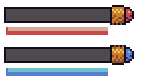
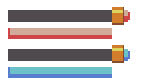
The second 143x84 image is a revision of the first. Changes to its layers:
painted on "Layer 1" over bbox(6, 27, 112, 39)
painted on "Layer 2" over bbox(6, 67, 112, 78)
renamed "Layer 0" to "Layer 3", painted on it over bbox(4, 5, 134, 65)
